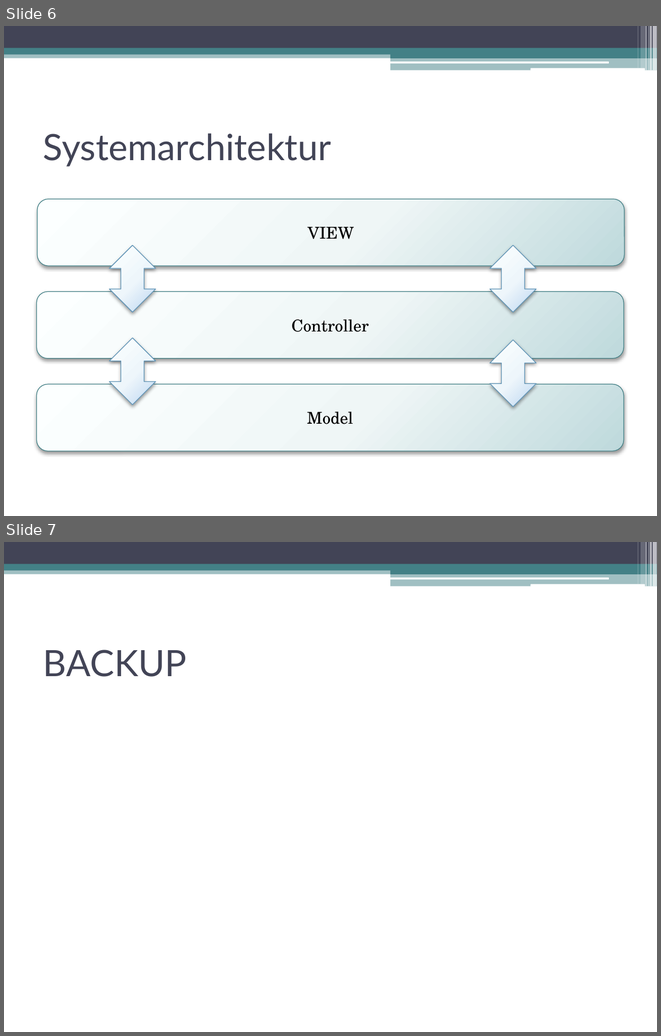
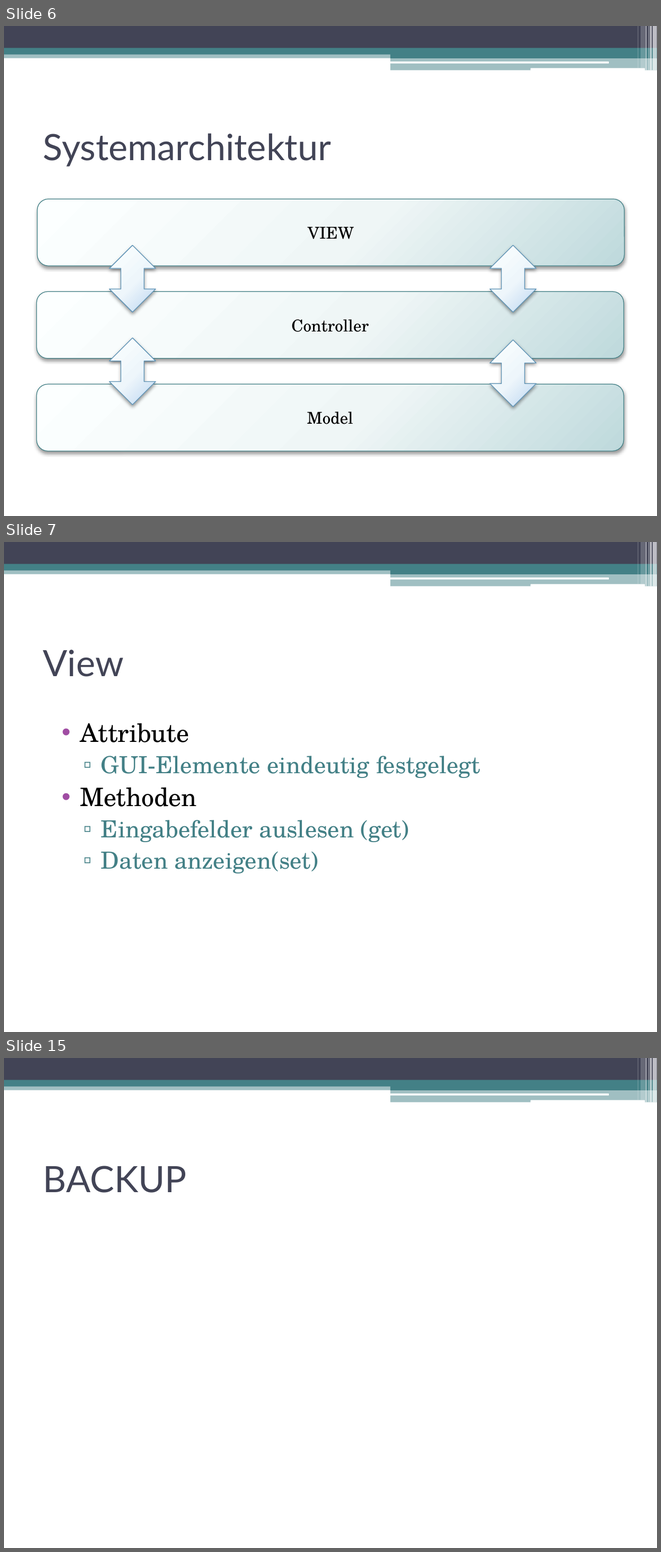
Before and after one commit to DanJoeHa/Fallstudie, a slide deck: Projektmanagement/Abschlusspräsentation.pptx. Shown one above the other, each under a label of ours: slides 6 and 7 before the commit, slides 6, 7 and 15 after it; the slides between them are not shown. The pictures are 661x1036 and 661x1552 pixels, drawn with LibreOffice and Linux fonts; fonts in the diff are those of the drawing. Boxes give left, top, right and bottom in pixels: in the first picture for what was removed or moved away, otherwise in the second. Text is boxed around its words. In the diff, an @@ line names an element or a change of style, - is before the commit and + after.

```diff
--- a/Projektmanagement/Abschlusspräsentation.pptx
+++ b/Projektmanagement/Abschlusspräsentation.pptx
@@ slide 7 added at bbox=[4, 542, 657, 1032], background #FFFFFF; not listed: 13 template elements that a slide beside it also shows @@
@@ title added at bbox=[43, 650, 124, 677], 40 pt, text #424456 @@
+View
@@ text added at bbox=[80, 723, 480, 873], 26 pt, text #438086 @@
+• Attribute
+  ▫ GUI-Elemente eindeutig festgelegt
+• Methoden
+  ▫ Eingabefelder auslesen (get)
+  ▫ Daten anzeigen(set)
@@ what was slide 7 is now slide 15 @@
```
Also in this commit, not shown: 2 slides changed, 7 other slides added.
